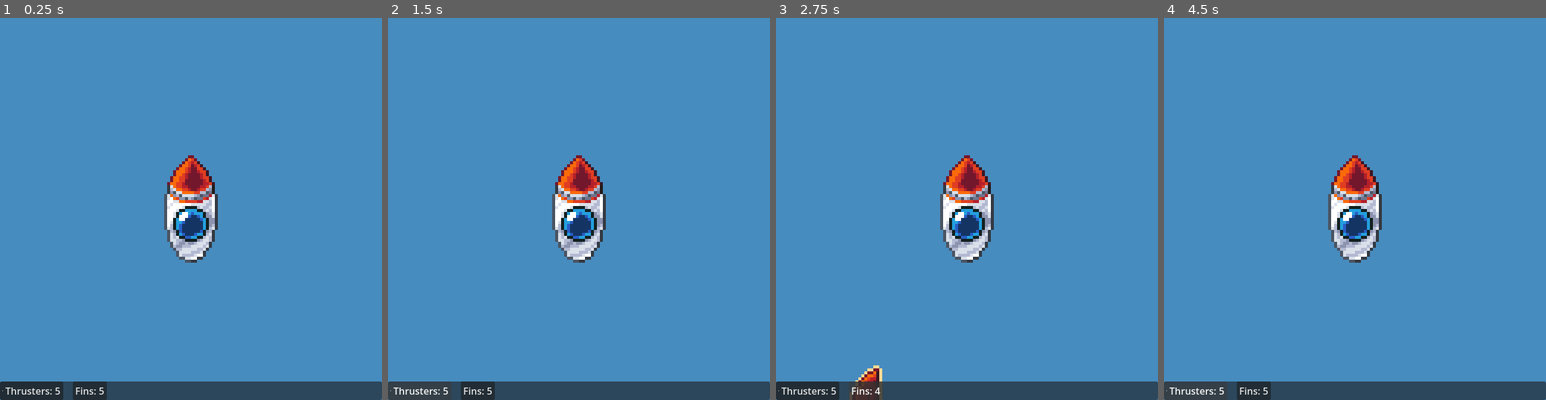
Above: before the commit, frames 1-4 (left to right).
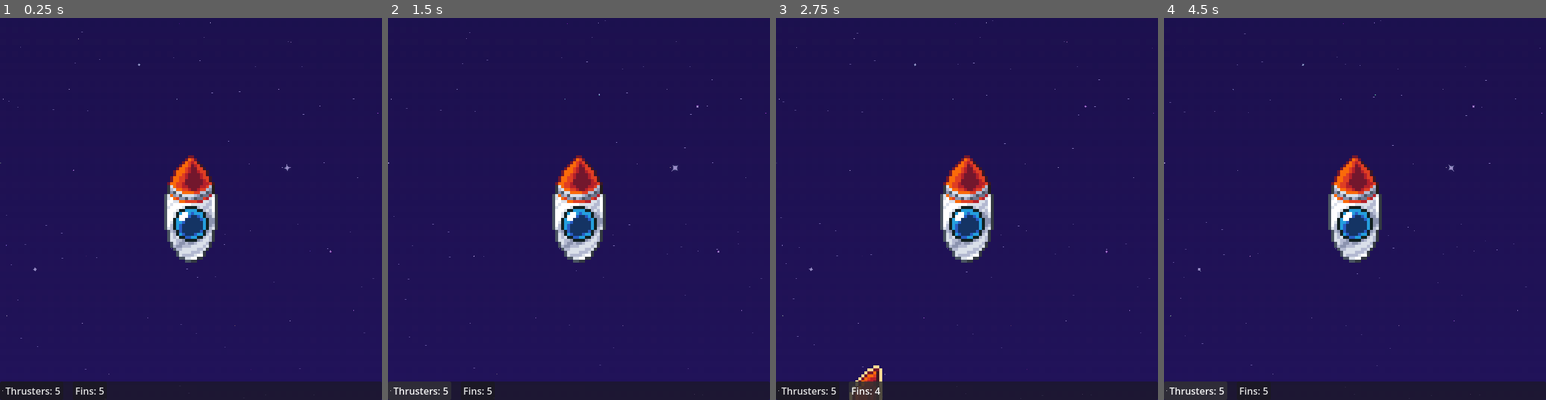
Above: after the commit, the same moments.

Repository: kingAJK30/gmtk-26
Game: Godot game, scene res://scenes/game.tscn
Same seed, same stepped clock (60 frames per second), same inputs: the game is played once before the commit and once after it. The engine's default icon, where the game draws it, is replaced by a stand-in: a white triangle on a blue panel in a dark square.
Inputs:
- Up to frame 1 (0.25 s): no input
- Up to frame 2 (1.5 s): click "Thrusters: 5" at 0.5 s; click "Thrusters: 4" at 1.25 s
- Up to frame 3 (2.75 s): click "Fins: 5" at 2 s
- Up to frame 4 (4.5 s): click "Fins: 4" at 2.75 s; click "Thrusters: 5" at 3.5 s; click "Thrusters: 4" at 4.25 s

The runs differ from the first frame. In frame 1, 96% of the frame differs, in the area x 0-100%, y 0-100%; in frame 2, 96%; in frame 3, 96%; in frame 4, 96%.

Commit message:
Space Background

Diff:
--- /dev/null
+++ b/assets/shaders/stars.gdshader
@@ -0,0 +1,145 @@
+shader_type canvas_item;
+
+// enable/disable rotation
+#define USE_ROTATION 1
+
+// enable/disable color modulation
+#define USE_COLOR_MODULATION 1
+
+uniform float g_random_seed = 0.0;
+uniform vec2 g_grid_size = vec2(16.0, 9.0); // x=cols, y=rows (16 and 9 are good values for a full screen rect in 16:9 aspect ratio display)
+uniform vec2 g_cell_offset = vec2(0.0, 0.0);
+uniform vec2 g_speed = vec2(0.0, 0.0);
+uniform float g_draw_size_min : hint_range(0.0, 1.0) = 0.1; // value between 0 and 1 (avoid 0)
+uniform float g_draw_size_max : hint_range(0.0, 1.0) = 0.4; // value between 0 and 1 (avoid 0)
+uniform sampler2D tex_draw;
+
+#if USE_COLOR_MODULATION
+uniform vec4 g_color_a : source_color = vec4(1.0, 1.0, 1.0, 0.0);
+uniform vec4 g_color_b : source_color = vec4(1.0, 1.0, 1.0, 1.0);
+#endif
+
+#if USE_ROTATION
+const float INV_SQRT2 = 0.70710678118;
+group_uniforms Rotation;
+uniform float g_rot_global_speed = 1.0;
+uniform float g_rot_min_speed : hint_range(0.0, 1.0) = 0.1; // value between 0 and 1
+uniform float g_rot_max_speed : hint_range(0.0, 1.0) = 1.0; // value between 0 and 1
+#endif
+
+// returns a pseudo random number
+float random(vec2 xy) {
+    return fract(sin(dot(xy, vec2(12.9898, 78.233))) * 43758.5453);
+}
+
+#if USE_ROTATION
+// taken from godotshaders :)
+vec2 rotate(vec2 uv, vec2 pivot, float angle)
+{
+	mat2 rotation = mat2(vec2(sin(angle), -cos(angle)),
+						vec2(cos(angle), sin(angle)));
+
+	uv -= pivot;
+	uv = uv * rotation;
+	uv += pivot;
+	return uv;
+}
+#endif
+
+vec4 draw_tile(vec4 default_color, vec2 local_uv, vec2 center, float size, float speed, vec4 color)
+{
+	vec2 tile_uv_map = (local_uv - center) / size + 0.5;
+#if USE_ROTATION
+	tile_uv_map = rotate(tile_uv_map, vec2(0.5), TIME * speed);
+#endif
+
+    if (
+        tile_uv_map.x < 0.0 || tile_uv_map.x > 1.0 ||
+        tile_uv_map.y < 0.0 || tile_uv_map.y > 1.0
+    ) {
+        return default_color;
+    }
+
+	vec4 s = texture(tex_draw, tile_uv_map);
+	return s * color;
+}
+
+vec4 draw_layer(
+	vec4 default_color,
+	float random_seed,
+	vec2 uv,
+	vec2 grid_size,
+	vec2 speed,
+	vec2 cell_offset,
+	float draw_size_min,
+	float draw_size_max
+#if USE_ROTATION
+	,float rot_global_speed
+	,float rot_min_speed
+	,float rot_max_speed
+#endif
+#if USE_COLOR_MODULATION
+	,vec4 color_a
+	,vec4 color_b
+#endif
+) {
+    vec2 grid_uv = (uv * grid_size) - (speed * TIME) + cell_offset;
+    vec2 cell_num = floor(grid_uv); // cell indices
+    vec2 local_pos = fract(grid_uv); // position inside the cell
+
+	// get draw size for this cell
+	vec2 random_offset = random_seed + cell_num;
+#if USE_ROTATION
+	float draw_size = mix(draw_size_min, min(draw_size_max, INV_SQRT2), random(random_offset));
+	float edge_margin = draw_size * INV_SQRT2;
+	float tile_rot_speed =
+		rot_global_speed *
+		(step(0.5, random(cell_num + 1.0)) * 2.0 - 1.0) * // -1 or 1 (rotation direction)
+		mix(rot_min_speed, rot_max_speed, random(cell_num + 2.0)); // rotation speed
+#else
+	float draw_size = mix(draw_size_min, draw_size_max, random(random_offset));
+	float edge_margin = draw_size * 0.5;
+	float tile_rot_speed = 0.0;
+#endif
+
+	// get "random" center for this cell
+	vec2 draw_center = vec2(
+	    mix(edge_margin, 1.0 - edge_margin, random(cell_num + 3.0)),
+	    mix(edge_margin, 1.0 - edge_margin, random(cell_num + 4.0))
+	);
+
+	// get random color
+	vec4 tile_color = vec4(1.0);
+#if USE_COLOR_MODULATION
+	tile_color.rgb = mix(color_a.rgb, color_b.rgb, random(cell_num + 5.0));
+	tile_color.a = mix(color_a.a, color_b.a, random(cell_num + 6.0));
+#endif
+
+	return draw_tile(default_color, local_pos, draw_center, draw_size, tile_rot_speed, tile_color);
+}
+
+void fragment() {
+	vec4 color = vec4(0.0, 0.0, 0.0, 0.0);
+	color = draw_layer(
+		color,
+		g_random_seed,
+		UV,
+		g_grid_size,
+		g_speed,
+		g_cell_offset,
+		g_draw_size_min,
+		g_draw_size_max
+#if USE_ROTATION
+		,g_rot_global_speed
+		,g_rot_min_speed
+		,g_rot_max_speed
+#endif
+#if USE_COLOR_MODULATION
+		,g_color_a
+		,g_color_b
+#endif
+	);
+
+	// draw tile
+	COLOR = color;
+}
--- a/scenes/game.tscn
+++ b/scenes/game.tscn
@@ -1,22 +1,51 @@
 [gd_scene format=3 uid="uid://baw6pnljev02h"]
 
 [ext_resource type="Script" uid="uid://dspkd44v45211" path="res://scripts/main.gd" id="1_yqjtg"]
-[ext_resource type="Texture2D" uid="uid://dwtkyuyglfn0h" path="res://assets/textures/icon.svg" id="2_iywne"]
 [ext_resource type="PackedScene" uid="uid://bt55rtkql526s" path="res://scenes/ui.tscn" id="2_lbhrr"]
 [ext_resource type="PackedScene" uid="uid://c6guir5jma5c7" path="res://scenes/rocket.tscn" id="2_lnu2h"]
+[ext_resource type="Shader" uid="uid://bf2aiutddfy3n" path="res://scenes/space.gdshader" id="4_kvuet"]
+[ext_resource type="Shader" uid="uid://d4k6lpyjmjytj" path="res://assets/shaders/stars.gdshader" id="5_dinhu"]
+[ext_resource type="Texture2D" uid="uid://dwtkyuyglfn0h" path="res://assets/textures/icon.svg" id="5_trtic"]
+[ext_resource type="Texture2D" uid="uid://b57tv6tae5f5q" path="res://assets/textures/background/gradient.png" id="8_gee14"]
+[ext_resource type="Texture2D" uid="uid://cttncyjsk4olc" path="res://assets/textures/background/stars7.png" id="11_ca42v"]
 
 [sub_resource type="RectangleShape2D" id="RectangleShape2D_4v756"]
 size = Vector2(761, 113)
 
 [sub_resource type="CanvasTexture" id="CanvasTexture_rbct6"]
 
+[sub_resource type="ShaderMaterial" id="ShaderMaterial_pm3q5"]
+shader = ExtResource("4_kvuet")
+shader_parameter/background_color = Color(0.013600001, 0.026880002, 0.08, 1)
+shader_parameter/aspect_ratio = 1.0
+shader_parameter/density = 0.9999999747
+shader_parameter/layer_parascale = 4
+shader_parameter/star_speed = Vector2(0, 0)
+shader_parameter/star_wave = Vector2(0, 0)
+shader_parameter/star_size = 0.999999977648
+shader_parameter/star_rotate_speed = 0.5
+shader_parameter/twinkle_effect = 0.6
+shader_parameter/twinkle_speed = 0.3
+shader_parameter/pixelate_enabled = false
+shader_parameter/pixelate_count = 1000.0
+
+[sub_resource type="ShaderMaterial" id="ShaderMaterial_trtic"]
+shader = ExtResource("5_dinhu")
+shader_parameter/g_random_seed = 0.0
+shader_parameter/g_grid_size = Vector2(16, 9)
+shader_parameter/g_cell_offset = Vector2(0, 0)
+shader_parameter/g_speed = Vector2(0, 0)
+shader_parameter/g_draw_size_min = 1.0
+shader_parameter/g_draw_size_max = 1.0
+shader_parameter/tex_draw = ExtResource("11_ca42v")
+shader_parameter/g_color_a = Color(1, 1, 1, 0)
+shader_parameter/g_color_b = Color(1, 1, 1, 1)
+shader_parameter/g_rot_global_speed = 0.01
+shader_parameter/g_rot_min_speed = 0.1
+shader_parameter/g_rot_max_speed = 1.0
+
 [node name="game" type="Node2D" unique_id=710748681]
 script = ExtResource("1_yqjtg")
-
-[node name="Sprite2D" type="Sprite2D" parent="." unique_id=2051779844]
-position = Vector2(296, 251.99997)
-scale = Vector2(10.230469, 10.085937)
-texture = ExtResource("2_iywne")
 
 [node name="UI" parent="." unique_id=575252215 instance=ExtResource("2_lbhrr")]
 
@@ -48,4 +77,29 @@
 scale = Vector2(762, 118.999985)
 texture = SubResource("CanvasTexture_rbct6")
 
+[node name="background" type="Node2D" parent="." unique_id=1699105270]
+z_index = -100
+
+[node name="Space" type="Parallax2D" parent="background" unique_id=1112543333]
+scroll_scale = Vector2(0.01, 0.01)
+repeat_size = Vector2(1280, 1280)
+
+[node name="Sprite2D" type="Sprite2D" parent="background/Space" unique_id=824720116]
+material = SubResource("ShaderMaterial_pm3q5")
+scale = Vector2(10, 10)
+texture = ExtResource("5_trtic")
+
+[node name="Dust" type="Parallax2D" parent="background" unique_id=611126205]
+repeat_size = Vector2(1111, 490)
+
+[node name="Sprite2D" type="Sprite2D" parent="background/Dust" unique_id=676699686]
+material = SubResource("ShaderMaterial_trtic")
+scale = Vector2(2, 2)
+texture = ExtResource("11_ca42v")
+
+[node name="Gradient" type="Sprite2D" parent="background" unique_id=1812276792]
+position = Vector2(307, 150)
+scale = Vector2(2, 2)
+texture = ExtResource("8_gee14")
+
 [connection signal="timeout" from="Timer" to="." method="_on_timer_timeout"]
--- /dev/null
+++ b/scenes/space.gdshader
@@ -0,0 +1,103 @@
+shader_type canvas_item;
+
+uniform vec4 background_color : source_color = vec4(0.02, 0.04, 0.12, 1.0);
+uniform float aspect_ratio = 1.0;
+uniform float density : hint_range(0.0, 3.0, 0.0001) = 1.3;
+uniform int layer_parascale : hint_range(0, 5, 1) = 4;
+uniform vec2 star_speed = vec2(0.0);
+uniform vec2 star_wave = vec2(0.0);
+uniform float star_size : hint_range(0.0, 100.0, 0.01) = 3.0;
+uniform float star_rotate_speed : hint_range(-3.0, 3.0) = 0.5;
+uniform float twinkle_effect : hint_range(0.0, 1.0, 0.01) = 0.6;
+uniform float twinkle_speed : hint_range(0.0, 100.0, 0.01) = 0.3;
+uniform bool pixelate_enabled = false;
+uniform float pixelate_count = 1000.0;
+
+float one_div_x(float x) {
+	return (abs(x) < 0.0001) ? 1.0 : (1.0/x);
+}
+
+float one_div_x2(float x) {
+	return one_div_x(x) * one_div_x(x);
+}
+
+float get_beta_w(float x, float f, float size) {
+	return size * x * PI / f;
+}
+
+float get_beta_h(float y, float f, float size) {
+	return size * y * PI / f;
+}
+
+float get_i(vec2 uv, float f, vec2 size) {
+	return one_div_x2(get_beta_w(uv.x, f, size.x)) * one_div_x2(get_beta_h(uv.y, f, size.y));
+}
+
+float random(vec2 st) {
+	return fract(sin(dot(st.xy, vec2(12.9898, 78.233))) * 43759.5453123);
+}
+
+vec2 get_snowflake_world_center(vec2 grid_id, vec2 time_offset, vec2 snow_offset, float layer_scale) {
+	return (grid_id + snow_offset + time_offset) / layer_scale;
+}
+
+vec2 rotate(vec2 uv, float add_theta) {
+	float theta = atan(uv.y, uv.x) + add_theta;
+	float r = length(uv);
+	return vec2(r * cos(theta), r * sin(theta));
+}
+
+void fragment() {
+	vec4 color = background_color;
+
+	vec2 st = UV;
+	if (pixelate_enabled) {
+		st = round(st * pixelate_count) / pixelate_count;
+	}
+	st.x *= aspect_ratio;
+	vec2 cuv = (st - 0.5) * 2.0;
+
+	// Multi-layer star effect
+	for (int layer = 0; layer < layer_parascale; layer++) {
+		float layer_scale = exp(float(layer + 1) * density);
+		vec2 layer_speed = vec2(star_speed.x, star_speed.y) * (1.0 + float(layer) * 0.3);
+		float layer_size = star_size * (1.0 - float(layer) * 0.2);
+
+		vec2 layer_st = st * layer_scale;
+		vec2 cuv_st = cuv;
+
+		vec2 time_offset = TIME * layer_speed;
+		layer_st -= time_offset;
+
+		vec2 grid_st = fract(layer_st);
+		vec2 grid_id = floor(layer_st);
+
+		float rand_seed = random(grid_id);
+
+		vec2 snow_pos = vec2(
+			0.5 + (0.3 * sin((rand_seed * 6.28) + (TIME * star_wave.x))),
+			0.5 + (0.2 * cos((rand_seed * 12.56) + (TIME * star_wave.y)))
+		);
+
+		float dist = distance(grid_st, snow_pos);
+		float snow_size = layer_size * 0.01 * (0.5 + 0.5 * rand_seed);
+		float brightness = 1.0 - (float(layer) * 0.3);
+
+		float m = exp((-dist * dist) / (snow_size * snow_size));
+
+		vec2 fst = cuv_st - (get_snowflake_world_center(grid_id, time_offset, snow_pos, layer_scale) - 0.5) * 2.0;
+		fst = rotate(fst, TIME * star_rotate_speed);
+
+		float snowflake = m * 0.5 * (get_i(fst, 0.8 - (dist * 42.0), vec2(1.0 / snow_size)) + 1.0);
+
+		// Twinkle effect
+		float twinkle = (1.0 - twinkle_effect) + twinkle_effect * (sin(rand_seed * 100.0 + TIME * twinkle_speed) * cos(rand_seed * 120.0 + TIME * (twinkle_speed + 2.0)));
+		snowflake *= twinkle;
+
+		vec3 color_type = vec3(random(grid_id - 3.0), random(grid_id + 7.0), random(grid_id + 5.0));
+
+		color = max(color, color + ((snowflake * brightness) * vec4(color_type, 1.0)));
+	}
+
+COLOR = color;
+}
Not shown, added: assets/shaders/stars.gdshader.uid
Binary file added: assets/textures/background/gradient.png
Not shown, added: assets/textures/background/gradient.png.import
Binary file added: assets/textures/background/space.png
Not shown, added: assets/textures/background/space.png.import
Binary file added: assets/textures/background/stars/star_blue.png
Not shown, added: assets/textures/background/stars/star_blue.png.import
Binary file added: assets/textures/background/stars/star_cyan.png
Not shown, added: assets/textures/background/stars/star_cyan.png.import
Binary file added: assets/textures/background/stars/star_dim.png
Not shown, added: assets/textures/background/stars/star_dim.png.import
Binary file added: assets/textures/background/stars/star_green.png
(and 40 more such lines)
